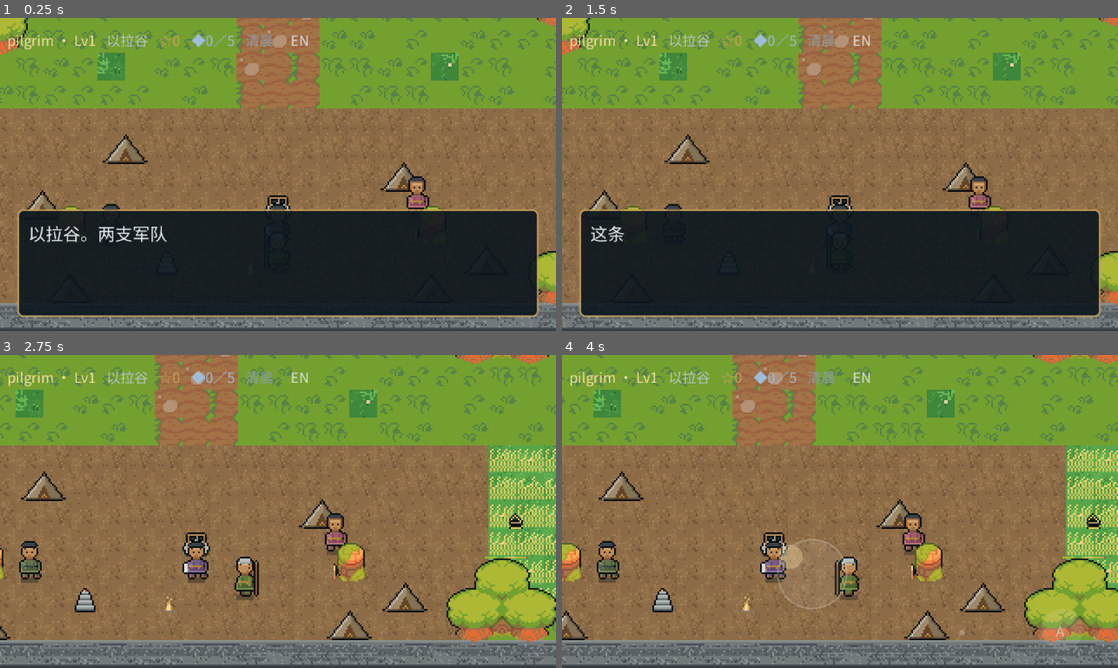
Above: before the commit, frames 1-4 (two rows, left to right).
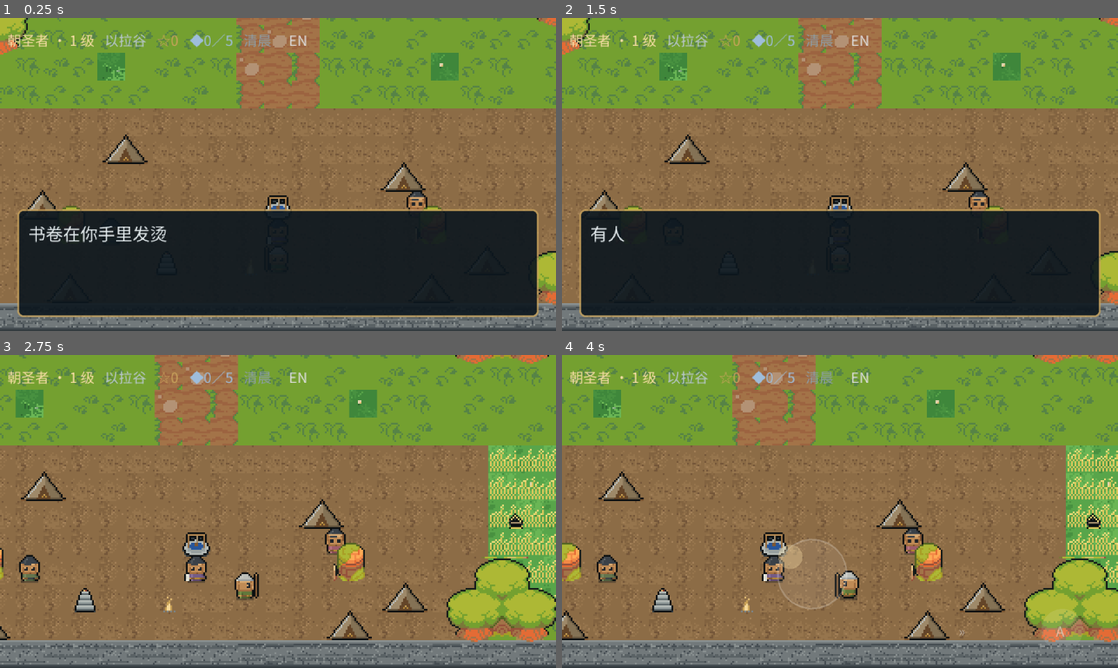
Above: after the commit, the same moments.

Repository: fongway94/WalkInCovenant
Game: Godot game, scene res://scenes/main/Main.tscn
Two runs of this game, one before a commit and one after it. Both use one fixed random seed, a clock stepped at 60 frames per second and the inputs below.
Inputs (mouse positions are in pixels of both pictures, inside the frame that each line leads up to):
- Up to frame 1 (0.25 s): no input
- Up to frame 2 (1.5 s): click "EN" at 0.5 s; tap Enter (ui_accept) at 1.25 s; move the mouse to (962, 158) at 1.27 s; hold Right (move_right) from 1.28 s (still down); hold Z (interact) from 1.28 s (still down); click (962, 158) at 1.42 s
- Up to frame 3 (2.75 s): tap Enter (ui_accept) at 1.52, 2 s; release Right (move_right) at 2 s; release Z (interact) at 2 s; drag from (166, 527) to (250, 574) at 2.02 s
- Up to frame 4 (4 s): move the mouse to (895, 442) at 2.77 s; hold Right (move_right) 2.78-3.5 s; hold Z (interact) 2.78-3.5 s; drag from (812, 574) to (673, 464) at 3.52 s

The runs differ from the first frame. In frame 1, 3.3% of the frame differs, in the area x 0-100%, y 4-99%; in frame 2, 2.7%; in frame 3, 5.9%; in frame 4, 5.7%.

Commit message:
art: characters at reference proportions — 16×16 chibi, and Chinese that is v1's
Two reports: "the character abit ugly" and "the chinese translation sucks,
why cant it be like my first version".

CHARACTERS. Put ours beside the pack's hand-drawn sprite at the same zoom and
the whole problem is one number: ours was 16×24 with a head a sixth of the
figure; the reference is 16×16 with a head nearly half of it. No amount of
shading fixes a proportion.

  - the character cell is now 16×16 (was 16×24). Engine offsets, the dialogue
    portrait region and the preview tool all follow: sprite.offset -12 → -8,
    the portrait atlas region 16×24 → 16×16.
  - head is TEN rows and ten wide, drawn as a dome (two inset rows) rather
    than a brick, with a hair fringe, brows, two-pixel eyes with a lit pixel
    each, cheek and jaw shading.
  - body is four rows, seven wide (narrower than the head, so the head reads
    as the focal point), with a belt and short sleeves instead of stick arms.
  - legs are two rows with sandals, still striding per frame.

CHINESE. You asked for v1's translation, and I gave you a rewrite "in v1's
voice". That was the wrong call — you mean literal text. This pass copies v1's
zh-story.js sentences into the scenes they fit:

  briefing  ← v1's opening: 书卷在你手里发烫，墨迹像水一样流动。
  Corin     ← v1's witness speech: 我们只是见证人，改不了神写下的结局
  the boy   ← v1's soldier: 官长又要对百姓说：你们不要胆怯…
  the elder ← v1's Saul line: 你年纪太轻，他从小就作战士
  battle    ← v1's climax: 石子陷进巨人的额头… and 这从来不是「小男孩打败
              大巨人」的故事，而是一位守约的神…
  the close ← 书卷自己翻过一页。前面的路还在。

Also fixed: the HUD said "pilgrim · Lv1" in English while the game was in
Chinese. It now says 朝圣者 · 1 级, with the ternary split out — Player.gd
records that a ternary across a line continuation once made five unrelated
scripts fail to compile.

Every scene that exists in v2 is not in v1's storyline (v1 is chapter-based
with 柯林 as narrator), so this is v1's TEXT in v2's BEATS. Porting v1's
chapter structure wholesale is a different, larger job.

Font rebuilt: 562 glyphs, 88 KB, all 563 codepoints covered.

Co-authored-by: arena-agent <297053741+arena-agent@users.noreply.github.com>

Diff:
--- a/data/regions/elah.json
+++ b/data/regions/elah.json
@@ -337,21 +337,21 @@
      "who": "corin",
      "text": {
       "en": "“You came.” He closes the scroll and tucks it into his sleeve. “The valley is just up this road. That voice has been shouting morning and evening for forty days.”",
-      "zh": "「你来了。」他把书卷合上，收进袖子里，「山谷就在这条路上去。那声音早晚各喊一次，已经喊了四十天。」"
+      "zh": "「公元前一〇二〇年左右，以拉谷。」他低声说，「记住：我们只是见证人，改不了神写下的结局。」"
      }
     },
     {
      "who": "corin",
      "text": {
       "en": "“You have no armour and no sword. What you have is a hand and a mouth.” He taps your chest. “When the moment comes, those are the only two things that will answer for you.”",
-      "zh": "「你没有铠甲，也没有刀。你只有一只手和一张嘴。」他指了指你的手，又指了指你的嘴，「到那一刻，能替你答话的就这两样。」"
+      "zh": "「能决定的，是我们自己成为怎样的人。」他望着山谷对面，「山谷那边骂阵已经四十天了，以色列没有一个人出去应战。」"
      }
     },
     {
      "who": "corin",
      "text": {
       "en": "“Keep this one. You will need it at the top of the road.”",
-      "zh": "「这一句你收好。走到路的尽头，你会用得上。」"
+      "zh": "「你们拣选一个人，叫他下来到我这里来！他若能与我交战，把我杀了，我们就作你们的仆人。」喊声撞在两边山壁上。"
      }
     }
    ],
@@ -360,7 +360,7 @@
      "who": "corin",
      "text": {
       "en": "“Talk to the others before you go up. A man who goes up alone goes up with only his own voice.”",
-      "zh": "「上去以前，先和另外几个人说话。一个人上去，身上就只剩自己那一句话。」"
+      "zh": "柯林看着你：你要站在哪里？这段旅程留下的，不只是故事的结局，更是你每一次选择所塑造的自己。"
      }
     }
    ]
@@ -382,7 +382,7 @@
      "who": "boy",
      "text": {
       "en": "He is holding his spear with both hands. “They say he is three metres tall. I cannot tell. I have never been close enough to look.”",
-      "zh": "他两只手抱着矛。「他们说他有三米高。我看不清——我从来没走近过。」"
+      "zh": "他两只手抱着矛。「他们说他身高近三米，全身铜甲，枪杆粗得像织布的机轴。」他不敢抬头，「我看不清——我从来没走近过。」"
      }
     },
     {
@@ -396,7 +396,7 @@
      "who": "boy",
      "text": {
       "en": "“Take it with you. Somebody said it to a whole nation once, standing at the water. It is not mine to keep.”",
-      "zh": "「带着走吧。从前有人站在水边，对着一整个国家说过这句话。它不是我的。」"
+      "zh": "「官长又要对百姓说：你们不要胆怯，不要惧怕他们，因为耶和华你们的神与你们同去。」他把这句话交给你，「它不是我的。」"
      }
     }
    ],
@@ -405,7 +405,7 @@
      "who": "boy",
      "text": {
       "en": "“If you are going up, go up. I will be here when you come back down.”",
-      "zh": "「你要上去，就上去。你下来的时候，我还在这儿。」"
+      "zh": "你在一名不到十六岁的少年兵旁边坐下。他不再发抖，把自己仅有的饼掰了一半给你。"
      }
     }
    ]
@@ -441,7 +441,7 @@
      "who": "woman",
      "text": {
       "en": "“Here. Bread, and a psalm. The bread will not last the road. The psalm might.”",
-      "zh": "「拿着。饼，还有一句诗。饼撑不了多久，这句话也许能陪你走远些。」"
+      "zh": "「拿着。饼，还有一句诗。饼走不了多远，这句话也许可以陪你走远一点。」"
      }
     }
    ],
@@ -450,7 +450,7 @@
      "who": "woman",
      "text": {
       "en": "“Eat something before you go. Nobody fights well hungry.”",
-      "zh": "「上去以前吃点东西。饿着肚子的人打不好仗。」"
+      "zh": "「上去之前吃点东西。饿着的人打不好仗。」"
      }
     }
    ]
@@ -490,21 +490,21 @@
      "who": "elder",
      "text": {
       "en": "An old man is sitting on a stone by the road, mending a strap. “They will not let you through, you know. The king himself has said it: you are too young, and he has been a fighting man since he was a boy.”",
-      "zh": "一个老人坐在路边的石头上修皮带。「他们不会让你过去的。连王都这么说：你年纪太轻，他自幼就作战士。」"
+      "zh": "一个老人坐在路边的石头上修皮带。「他们不会让你过去的。」他说，「连王都这么说：你不能去与那非利士人交战，因为你年纪太轻，他从小就作战士。」"
      }
     },
     {
      "who": "elder",
      "text": {
       "en": "“He is not wrong about the years.” The old man pulls the strap tight. “He is only wrong about what they are for.”",
-      "zh": "「他说你年轻，这话不假。」老人把皮带拉紧，「他错在以为年轻就没用。」"
+      "zh": "「他说你年轻，这话不错。」老人把皮带拉紧，「他错在以为年轻就没有用。」"
      }
     },
     {
      "who": "elder",
      "text": {
       "en": "“I have been looked at my whole life, son. Take the word that answers it.”",
-      "zh": "「我这一辈子，都是被人这样看的。」他说，「带上一句能回这话的。」"
+      "zh": "「我这一辈子都在被人打量。」他说，「把能回这句话的那一句带上。」"
      }
     }
    ],
@@ -513,7 +513,7 @@
      "who": "elder",
      "text": {
       "en": "“The stones are at the brook, past the tents. Five is what he took. Not six.”",
-      "zh": "「石子在下游的溪边，过了帐篷就是。他当时捡了五块，不是六块。」"
+      "zh": "「石子在下游的溪边，过了帐篷就是。他当时捡了五块。不是六块。」"
      }
     }
    ]
@@ -526,7 +526,7 @@
    "ref": "Exodus 14:13",
    "text": {
     "en": "“Fear not, stand still, and see the salvation of the LORD.”",
-    "zh": "「不要惧怕，只管站住，看耶和华今天向你们所要施行的救恩。」"
+    "zh": "「你们不要胆怯，不要惧怕他们，因为耶和华你们的神与你们同去。」"
    }
   },
   {
@@ -535,7 +535,7 @@
    "ref": "1 Samuel 17:45",
    "text": {
     "en": "“Thou comest to me with a sword, and with a spear: but I come to thee in the name of the LORD.”",
-    "zh": "「你来攻击我，是靠着刀枪和铜戟；我来攻击你，是靠着万军之耶和华的名。」"
+    "zh": "「你来攻击我，是靠刀枪和盾牌；我来攻击你，是靠万军之耶和华的名。」"
    }
   },
   {
@@ -562,7 +562,7 @@
    "kind": "threat",
    "line": {
     "en": "“Choose you a man, and let him come down to me!”",
-    "zh": "「你们拣选一个人，叫他下来到我这里来！」"
+    "zh": "「你们拣选一个人，叫他下来到我这里来！他若能与我交战，把我杀了，我们就作你们的仆人。」"
    },
    "tell": {
     "en": "He is shouting for the whole valley to hear. He wants you to count the distance.",
@@ -573,7 +573,7 @@
    "kind": "mock",
    "line": {
     "en": "“Am I a dog, that thou comest to me with staves?”",
-    "zh": "「你拿杖到我这里来，我岂是狗吗？」"
+    "zh": "「我岂是狗呢，你竟拿杖到我这里来？」"
    },
    "tell": {
     "en": "He is looking at your hands, and finding them empty.",
@@ -584,7 +584,7 @@
    "kind": "contempt",
    "line": {
     "en": "“Whose son is this youth? He is but a boy.”",
-    "zh": "「这少年人是谁的儿子？他不过是个孩子。」"
+    "zh": "「这少年人是谁的儿子？」他不再对你说话，开始对别人说你。"
    },
    "tell": {
     "en": "He has stopped talking to you and started talking about you.",
@@ -595,7 +595,7 @@
    "kind": "doubt",
    "line": {
     "en": "“Forty days, and thy God has sent no one. Will he save thee?”",
-    "zh": "「四十天了，你的神没有派一个人来。他真会救你吗？」"
+    "zh": "「我今日向以色列人的军队骂阵。你们叫一个人出来，与我交战吧！」"
    },
    "tell": {
     "en": "This one is quiet. It is the one that has been working all along.",
@@ -669,7 +669,7 @@
      "who": "",
      "text": {
       "en": "The brook runs low and slow where the reeds are. Smooth stones lie in it, and they will wait for you.",
-      "zh": "溪水在芦苇那边又低又缓。光滑的石子就躺在水里，它们会等你。"
+      "zh": "溪水又浅又凉，从谷底穿过。石子就躺在石缝里，它们会等你。"
      }
     }
    ],
@@ -678,7 +678,7 @@
      "who": "",
      "text": {
       "en": "The line in the dust is still there, and your hand still knows the weight of five stones. You do not have to fight him again. You only have to remember that you stood here.",
-      "zh": "土里的那条界线还在，你的手还记得五块石子的重量。你不必再和他打一次。你只需要记得，你曾站在这里。"
+      "zh": "土里的那条界线还在，你的手还记得五块石子的重量。石子虽不是你亲手甩出的，但你真正学会的，是不再只盯着眼前的巨人。"
      }
     },
     {
@@ -697,7 +697,7 @@
    "who": "",
    "text": {
     "en": "The Valley of Elah. Two armies on two hills, and a brook running between them. You are walking it as a shepherd boy named David, but the hands are yours.",
-    "zh": "以拉谷。两支军队各扎在一座山上，四十天来谁也没有下山，中间只有一条溪。你以牧童大卫的身份走这一趟——可这双手是你自己的。"
+    "zh": "书卷在你手里发烫，墨迹像水一样流动。营火一盏一盏亮起来，尘土和羊群的气味扑到脸上。"
    }
   },
   {
@@ -711,7 +711,7 @@
    "who": "",
    "text": {
     "en": "Four people are waiting on this road. Listen to each of them, pick up what the brook is holding, and then walk north past the line in the dust.",
-    "zh": "这条路上有四个人在等你。把他们的话都听完，把溪水里的东西捡起来，再往北走过尘土里的那条界线。"
+    "zh": "有人在你身边站定，是个满身风尘、穿文士长袍的人。他叫柯林，此后一路与你同行。这条路上还有三个人在等你，把溪水里的东西捡起来，再往北走过尘土里那条界线。"
    }
   }
  ]
--- a/scripts/setpiece/WordBattle.gd
+++ b/scripts/setpiece/WordBattle.gd
@@ -64,9 +64,9 @@
 	EventBus.become_active.emit("david")
 	region.dialogue.show_lines([
 		{"who": "", "text": {"en": "The rough of the cord is in your hand, and it is not your hand. For the length of this fight the name above you is not yours.",
-			"zh": "绳子粗粝，握在手里，可那不是你的手。这一场打完以前，你头上的名字不是你的。"}},
+			"zh": "他是人，我也是人；他靠的是刀、枪、盾牌，我靠的是万军之耶和华的名。绳子握在手里，可那不是你的手。"}},
 		{"who": "goliath", "text": {"en": "He plants the butt of his spear in the dust and waits for you to be afraid first.",
-			"zh": "他把枪杆的末端插进土里，等你先害怕。"}},
+			"zh": "「我岂是狗呢，你竟拿杖来攻击我？来吧，我要把你的肉给空中的飞鸟、田野的走兽吃！」他把枪杆插进土里，等你先害怕。"}},
 	], _speaker, _next_round)
 
 
@@ -146,8 +146,10 @@
 func _win() -> void:
 	region.dialogue.show_lines([
 		{"who": "", "text": {"en": "The fifth answer leaves you and the stone is already gone. The valley goes very quiet, in the way a room goes quiet when the largest thing in it falls.",
-			"zh": "第五句答完，石子已经出手。山谷静了下来——像一个房间里最大的东西倒下时，那种静。"}},
-		{"who": "goliath", "text": {"en": "…", "zh": "……"}},
+			"zh": "石子陷进巨人的额头。歌利亚脸朝下，扑倒在他骂了四十天的那片尘土里。"}},
+		{"who": "goliath", "text": {"en": "…", "zh": "非利士人的阵线一下子散了，以色列全军在同一刻找回了声音。"}},
+		{"who": "", "text": {"en": "This was never the story of a boy beating a giant. It is the story of a God who keeps covenant, and a boy who knew the battle was not his.",
+			"zh": "这从来不是「小男孩打败大巨人」的故事，而是一位守约的神，和一个知道这场仗不属于自己的少年。"}},
 		{"who": "", "text": {"en": "1 Samuel 17:47 — “And all this assembly shall know that the LORD saveth not with sword and spear: for the battle is the LORD’s, and he will give you into our hands.”",
 			"zh": "撒母耳记上 17:47 ——「又使这众人知道耶和华使人得胜，不是用刀用枪，因为争战的胜败全在乎耶和华。他必将你们交在我们手里。」"}},
 	], _speaker, func():
--- a/scripts/story/DialogueBox.gd
+++ b/scripts/story/DialogueBox.gd
@@ -62,7 +62,7 @@
 	portrait.custom_minimum_size = Vector2(28, 40)
 	portrait.stretch_mode = TextureRect.STRETCH_KEEP_ASPECT_CENTERED
 	portrait.expand_mode = TextureRect.EXPAND_IGNORE_SIZE
-	# Nearest, so a 16x24 face stays crisp when the box scales it up. This
+	# Nearest, so a 16x16 face stays crisp when the box scales it up. This
 	# belongs on the CanvasItem: AtlasTexture has no `filter` property, and
 	# assigning one is a runtime error that aborts the function it sits in —
 	# which is how every portrait after the first line silently vanished.
@@ -147,7 +147,7 @@
 		return
 	var at := AtlasTexture.new()
 	at.atlas = tex
-	at.region = Rect2(0, 0, 16, 24)      # row 0 (down), frame 0
+	at.region = Rect2(0, 0, 16, 16)      # row 0 (down), frame 0
 	portrait.texture = at
 	portrait.visible = true
 
--- a/scripts/systems/BecomeController.gd
+++ b/scripts/systems/BecomeController.gd
@@ -100,7 +100,8 @@
 	_busy = true
 	var rm: bool = GameState.data["settings"].get("reduce_motion", false)
 	var t := 0.3 if rm else 0.7
-	plate.text = I18n.t({"en": "You are yourself again.", "zh": "你又是你自己了。"})
+	plate.text = I18n.t({"en": "The scroll turns a page. The road goes on.",
+		"zh": "书卷自己翻过一页。前面的路还在。"})
 	var tw := create_tween()
 	tw.tween_property(plate, "modulate:a", 1.0, t * 0.4)
 	tw.tween_interval(0.8 if not rm else 0.2)
--- a/scripts/ui/Hud.gd
+++ b/scripts/ui/Hud.gd
@@ -96,7 +96,17 @@
 func _refresh() -> void:
 	if GameState == null:
 		return
-	name_lbl.text = "%s · Lv%d" % [GameState.data.get("name", "pilgrim"), GameState.data.get("level", 1)]
+	# "pilgrim · Lv1" showed in English even in Chinese mode: the name is game
+	# data, so it needs the same {en,zh} treatment as everything else.
+	# No ternary here: Player.gd records that a ternary split across a line
+	# continuation inside a declaration is a parser edge case in GDScript, and
+	# one such line once made five unrelated scripts fail to compile.
+	var who := str(GameState.data.get("name", "pilgrim"))
+	if who == "pilgrim":
+		who = I18n.t({"en": "pilgrim", "zh": "朝圣者"})
+	var lvl: int = int(GameState.data.get("level", 1))
+	var fmt := I18n.t({"en": "%s · Lv%d", "zh": "%s · %d 级"})
+	name_lbl.text = fmt % [who, lvl]
 	var n: int = (GameState.data.get("words", []) as Array).size()
 	verses_lbl.text = "☆%d" % n
 	time_lbl.text = I18n.t({
--- a/scripts/world/Npc.gd
+++ b/scripts/world/Npc.gd
@@ -49,7 +49,7 @@
 	var actor: String = d.get("actor", "villager_a")
 	sprite = Sprite2D.new()
 	sprite.centered = true
-	sprite.offset = Vector2(0, -12)
+	sprite.offset = Vector2(0, -8)
 	sprite.texture = load("res://art/characters/%s_idle.png" % actor)
 	sprite.hframes = 2
 	sprite.vframes = 4
--- a/scripts/world/Player.gd
+++ b/scripts/world/Player.gd
@@ -61,7 +61,7 @@
 	if sprite == null:
 		sprite = Sprite2D.new()
 		sprite.centered = true
-		sprite.offset = Vector2(0, -12)      # 24px cell → feet land on the node
+		sprite.offset = Vector2(0, -8)       # 16px cell → feet land on the node
 		add_child(sprite)
 	sprite.texture = idle_tex
 	sprite.hframes = 2
Binary file changed: art/characters/boy_idle.png
Binary file changed: art/characters/boy_walk.png
Binary file changed: art/characters/corin_idle.png
Binary file changed: art/characters/corin_walk.png
Binary file changed: art/characters/david_idle.png
Binary file changed: art/characters/david_walk.png
Binary file changed: art/characters/elder_idle.png
Binary file changed: art/characters/elder_walk.png
Binary file changed: art/characters/goliath_idle.png
Binary file changed: art/characters/goliath_walk.png
Binary file changed: art/characters/pharisee_idle.png
Binary file changed: art/characters/pharisee_walk.png
(and 23 more such lines)
